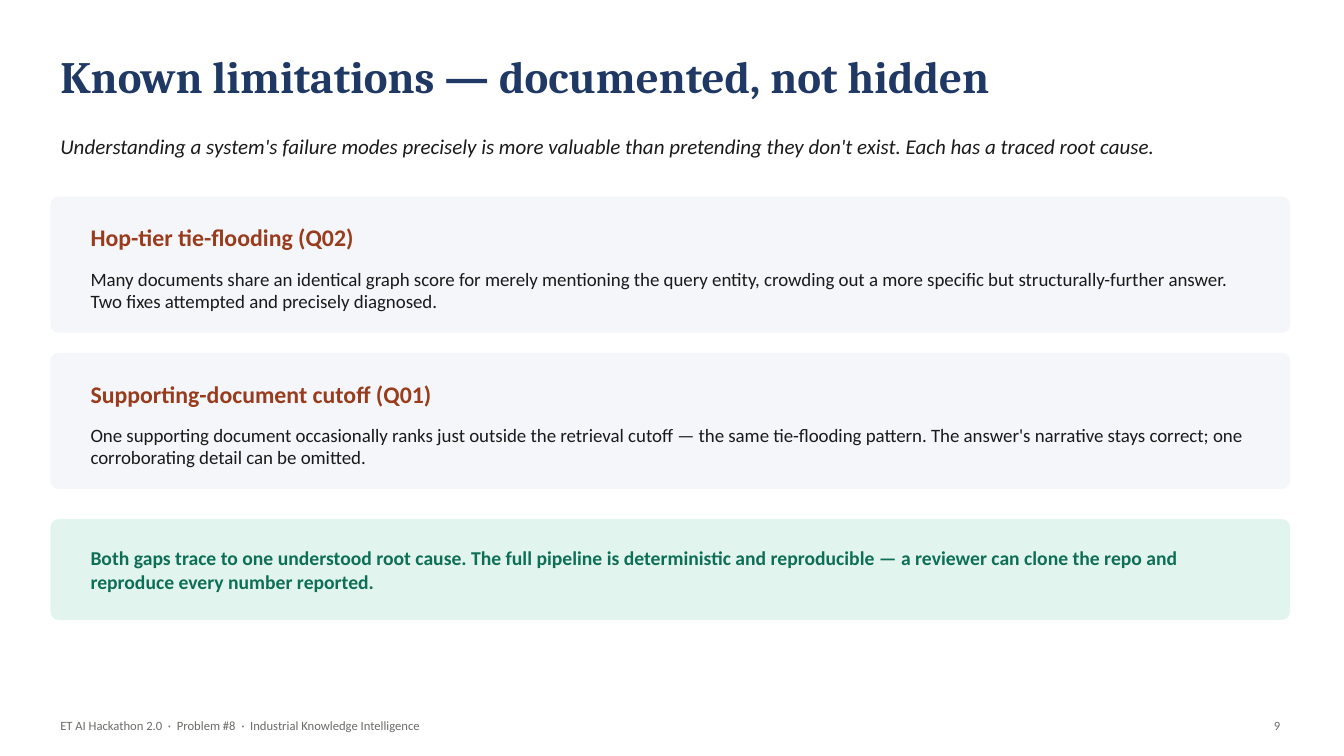
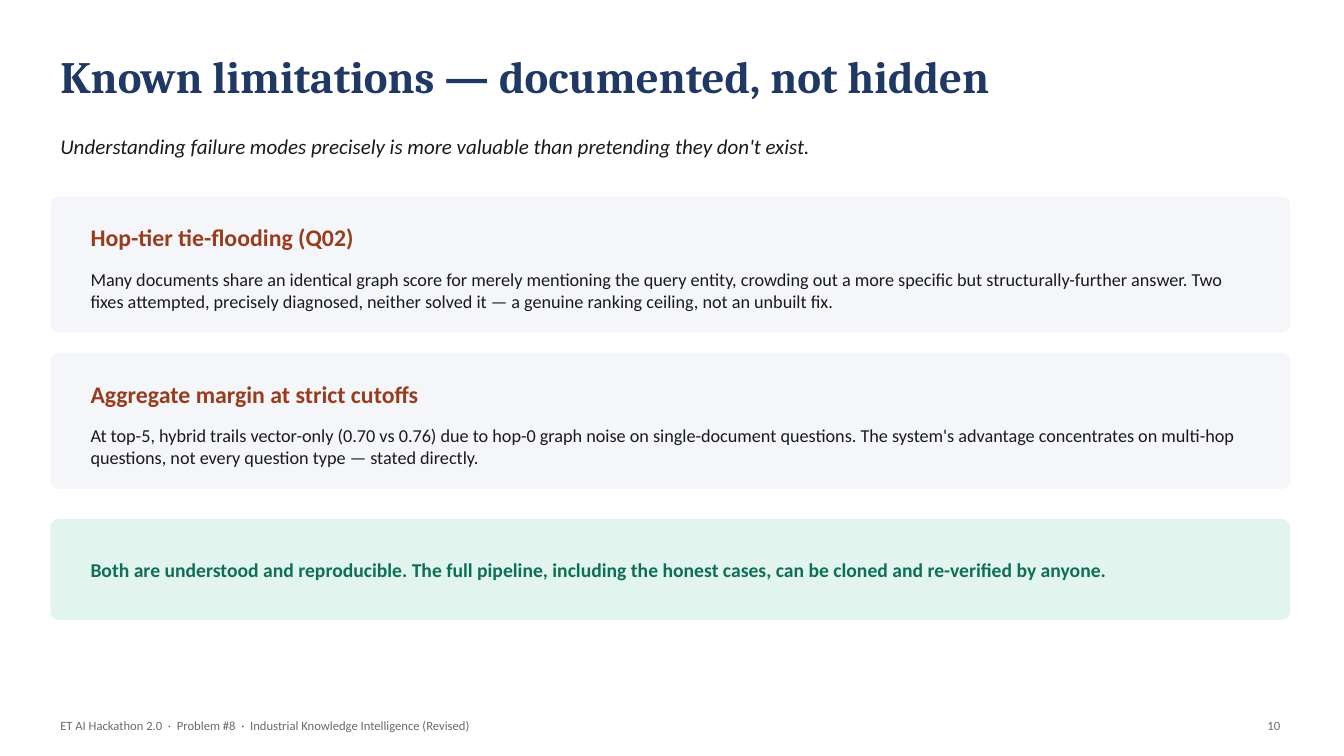
Before and after one commit to JOTHEESS/ET_HACKATHLAON-, a slide deck: slide 10 of Industrial_Knowledge_Intelligence_Deck.pptx (slide 9 before the commit). Drawn at 1344x756 pixels with LibreOffice and Linux fonts; fonts in the diff are those of the drawing. Boxes give left, top, right and bottom in pixels: in the first picture for what was removed or moved away, otherwise in the second. Text is boxed around its words. In the diff, an @@ line names an element or a change of style, - is before the commit and + after.

Commit message:
Update detailed document and deck with verified hardening-pass metrics (Q01 1.00, overall 0.83/0.81 @12, 0.70/0.76 @5)

```diff
--- a/Industrial_Knowledge_Intelligence_Deck.pptx
+++ b/Industrial_Knowledge_Intelligence_Deck.pptx
@@ text at bbox=[60, 139, 810, 158]: text changed @@
-Understanding a system's failure modes precisely is more valuable than pretending they don't exist. Each has a traced root cause.
+Understanding failure modes precisely is more valuable than pretending they don't exist.
@@ text at bbox=[91, 273, 1222, 311]: text changed; size 13.5 to 13 pt @@
-Many documents share an identical graph score for merely mentioning the query entity, crowding out a more specific but structurally-further answer. Two fixes attempted and precisely diagnosed.
+Many documents share an identical graph score for merely mentioning the query entity, crowding out a more specific but structurally-further answer. Two fixes attempted, precisely diagnosed, neither solved it — a genuine ranking ceiling, not an unbuilt fix.
@@ text at bbox=[91, 386, 418, 407]: text changed @@
-Supporting-document cutoff (Q01)
+Aggregate margin at strict cutoffs
@@ text at bbox=[91, 429, 1234, 467]: text changed; size 13.5 to 13 pt @@
-One supporting document occasionally ranks just outside the retrieval cutoff — the same tie-flooding pattern. The answer's narrative stays correct; one corroborating detail can be omitted.
+At top-5, hybrid trails vector-only (0.70 vs 0.76) due to hop-0 graph noise on single-document questions. The system's advantage concentrates on multi-hop questions, not every question type — stated directly.
@@ text at bbox=[91, 563, 1106, 581]: text changed @@
-Both gaps trace to one understood root cause. The full pipeline is deterministic and reproducible — a reviewer can clone the repo and reproduce every number reported.
+Both are understood and reproducible. The full pipeline, including the honest cases, can be cloned and re-verified by anyone.
@@ text at bbox=[60, 721, 469, 732]: text changed @@
-ET AI Hackathon 2.0 · Problem #8 · Industrial Knowledge Intelligence
+ET AI Hackathon 2.0 · Problem #8 · Industrial Knowledge Intelligence (Revised)
@@ text at bbox=[1267, 722, 1280, 730]: text changed @@
-9
+10
```
Also in this commit, not shown: 9 other slides changed, 1 slide added, 1 other file.
